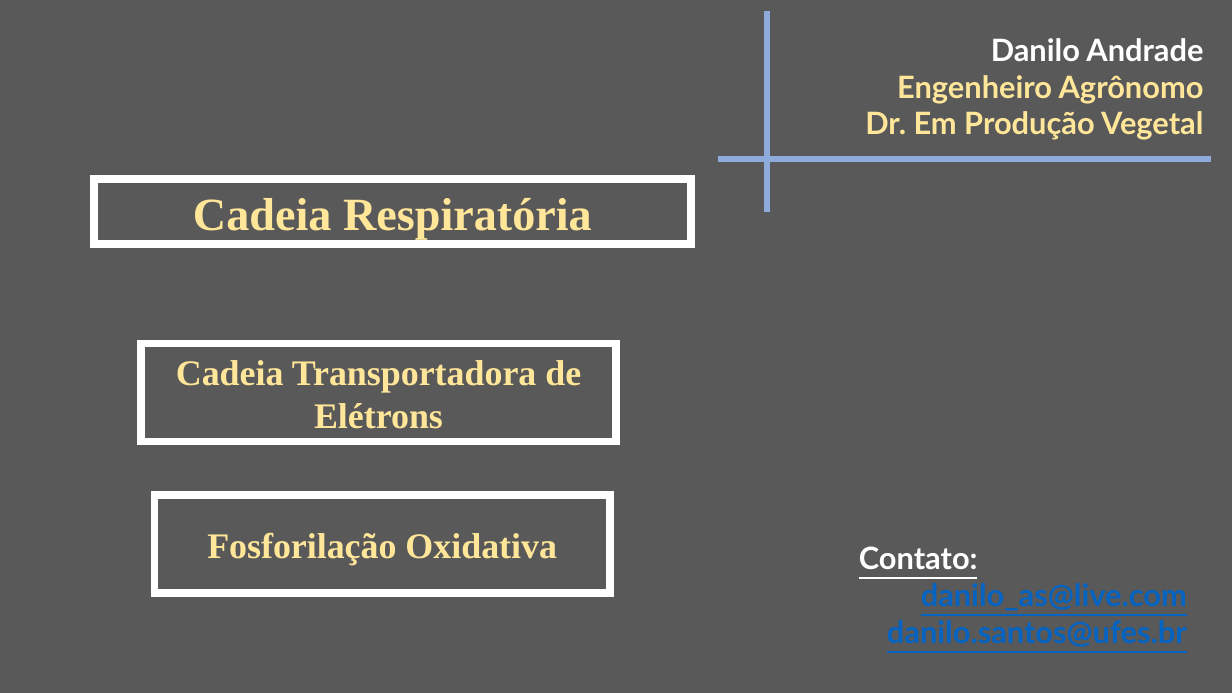
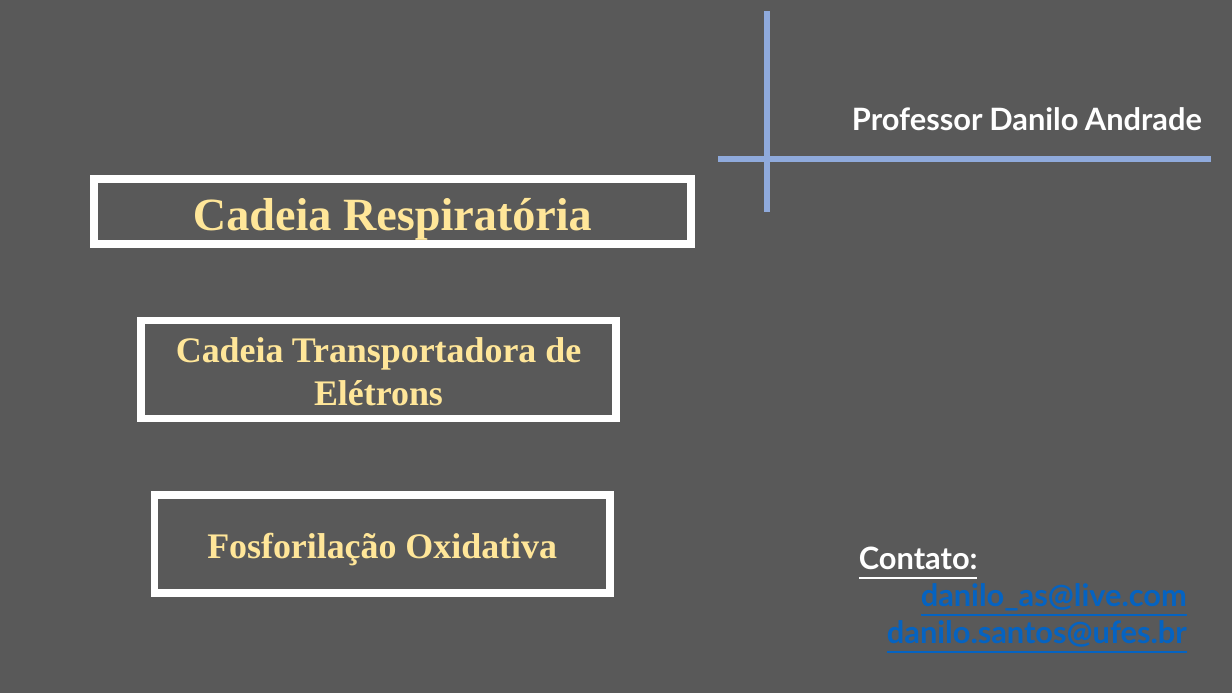
Before and after one commit to daniloasdotcom/Bioquimica-com-Danilo, a slide deck: slide 1 of static/aulas/cadeia_respiratoria.pptx. Drawn at 1232x693 pixels with LibreOffice and Linux fonts; fonts in the diff are those of the drawing. Boxes give left, top, right and bottom in pixels: in the first picture for what was removed or moved away, otherwise in the second. Text is boxed around its words. In the diff, an @@ line names an element or a change of style, - is before the commit and + after.

```diff
--- a/static/aulas/cadeia_respiratoria.pptx
+++ b/static/aulas/cadeia_respiratoria.pptx
@@ text at (852,107,1202,130): text changed; text colour #FFE699 to #FFFFFF @@
-Danilo Andrade
-Engenheiro Agrônomo
-Dr. Em Produção Vegetal
+Professor Danilo Andrade
@@ rectangle "Cadeia Transportadora de Elétrons": place and size @@
-rectangle "Cadeia Transportadora de Elétrons" at (141,344,616,442)
+rectangle "Cadeia Transportadora de Elétrons" at (141,321,616,419)
```
Also in this commit, not shown: 1 slide removed, 4 other files.
